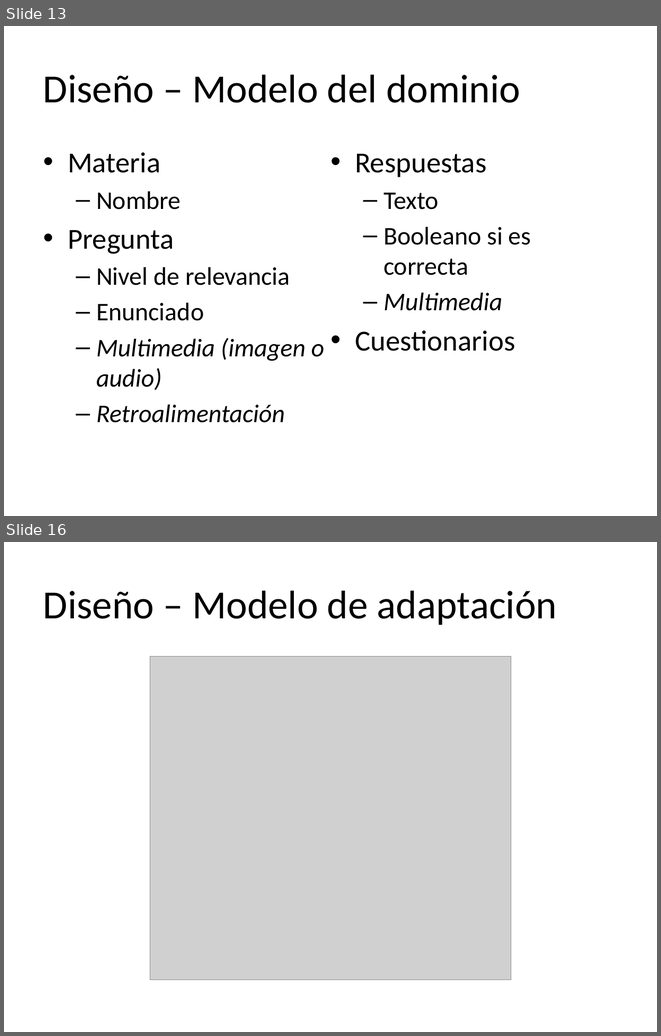
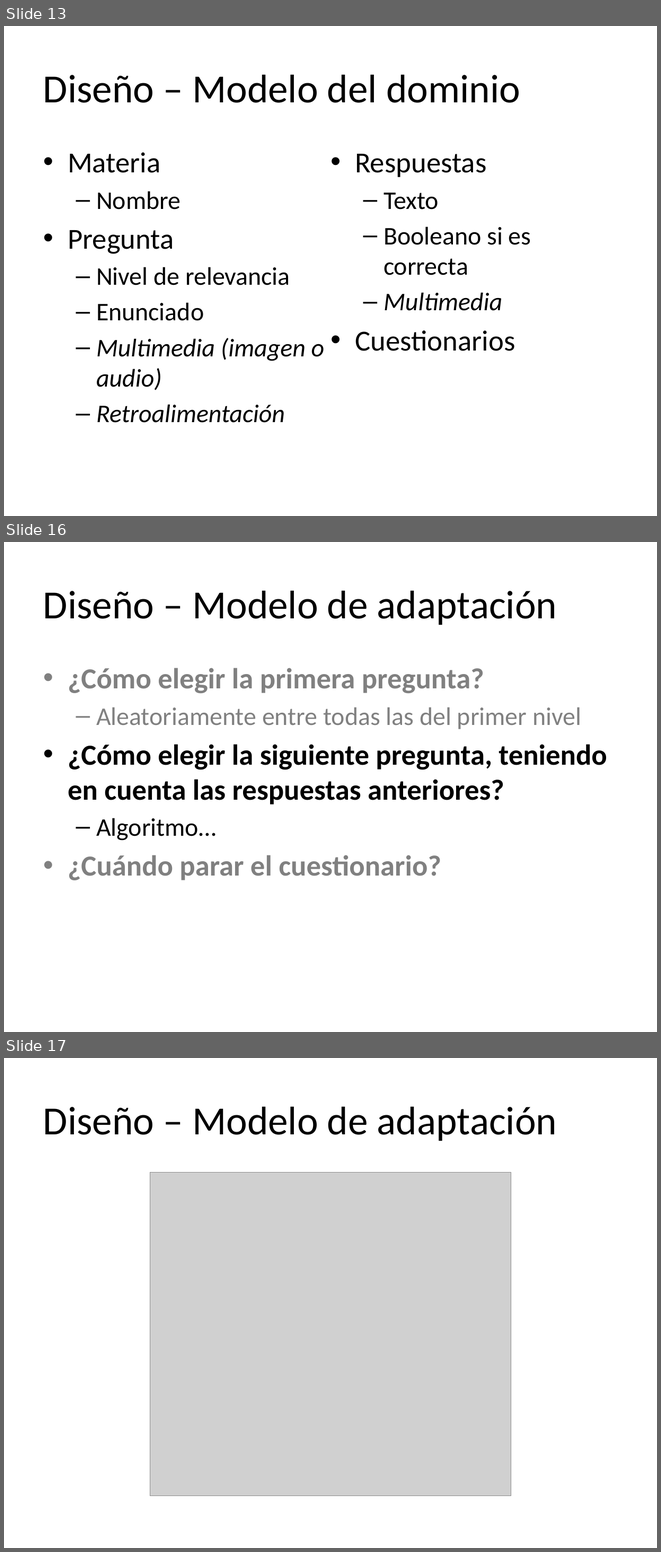
Before and after one commit to molins/TFG, a slide deck: presentacion/TFG.pptx. Shown one above the other, each under a label of ours: slides 13 and 16 before the commit, slides 13, 16 and 17 after it; the slides between them are not shown. The pictures are 661x1036 and 661x1552 pixels, drawn with LibreOffice and Linux fonts; fonts in the diff are those of the drawing; grey boxes stand for pictures. Boxes give left, top, right and bottom in pixels: in the first picture for what was removed or moved away, otherwise in the second. Text is boxed around its words. In the diff, an @@ line names an element or a change of style, - is before the commit and + after.

```diff
--- a/presentacion/TFG.pptx
+++ b/presentacion/TFG.pptx
@@ slide 16 added at box(4, 542, 657, 1032), background #FFFFFF @@
@@ title added at box(43, 590, 557, 625), 44 pt, text #000000 @@
+Diseño – Modelo de adaptación
@@ text added at box(68, 668, 607, 880), 32 pt, text #808080, bold @@
+• ¿Cómo elegir la primera pregunta?
+  – Aleatoriamente entre todas las del primer nivel
+• ¿Cómo elegir la siguiente pregunta, teniendo en cuenta las respuestas anteriores?
+  – Algoritmo…
+• ¿Cuándo parar el cuestionario?
@@ what was slide 16 is now slide 17 @@
```
Also in this commit, not shown: 6 slides changed.
